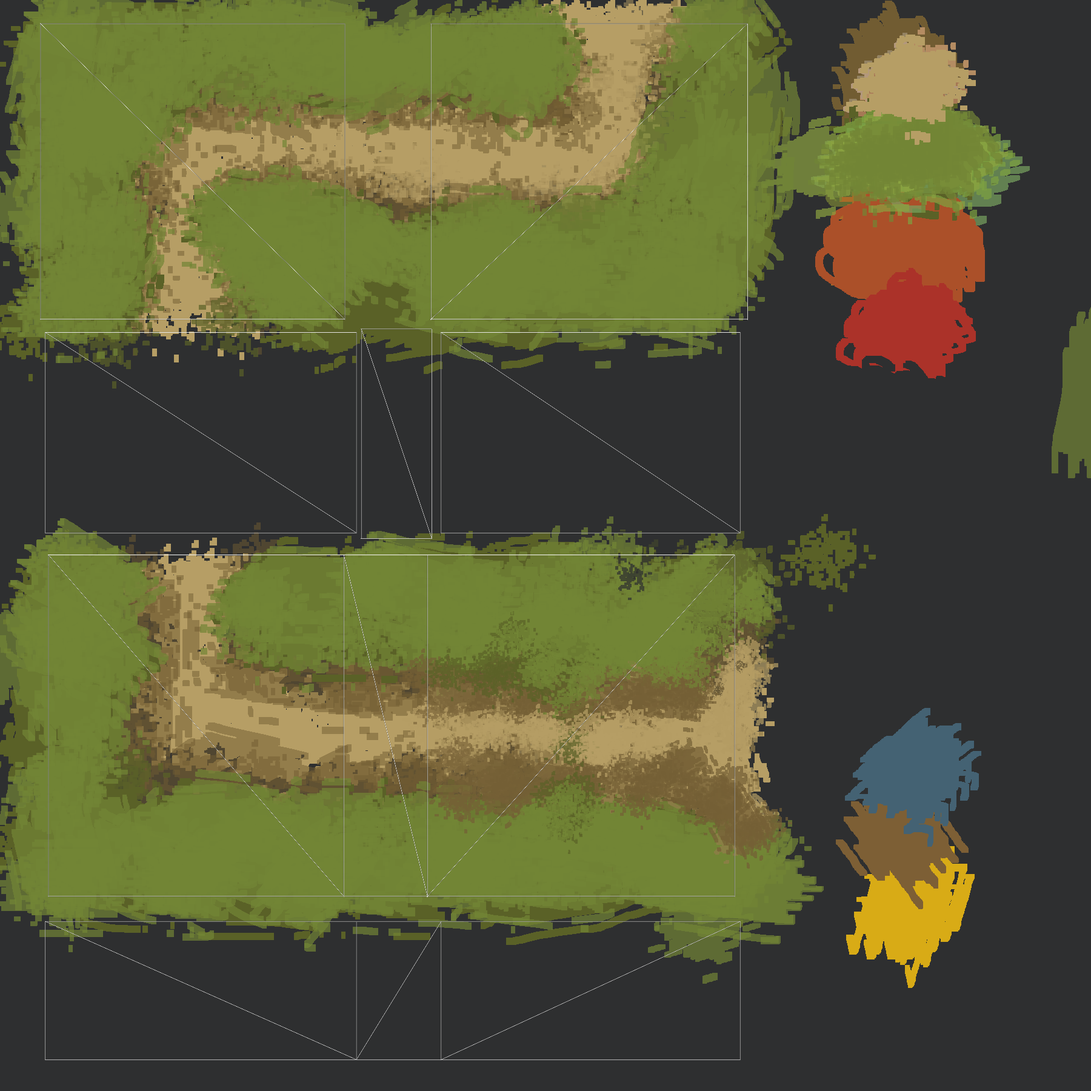
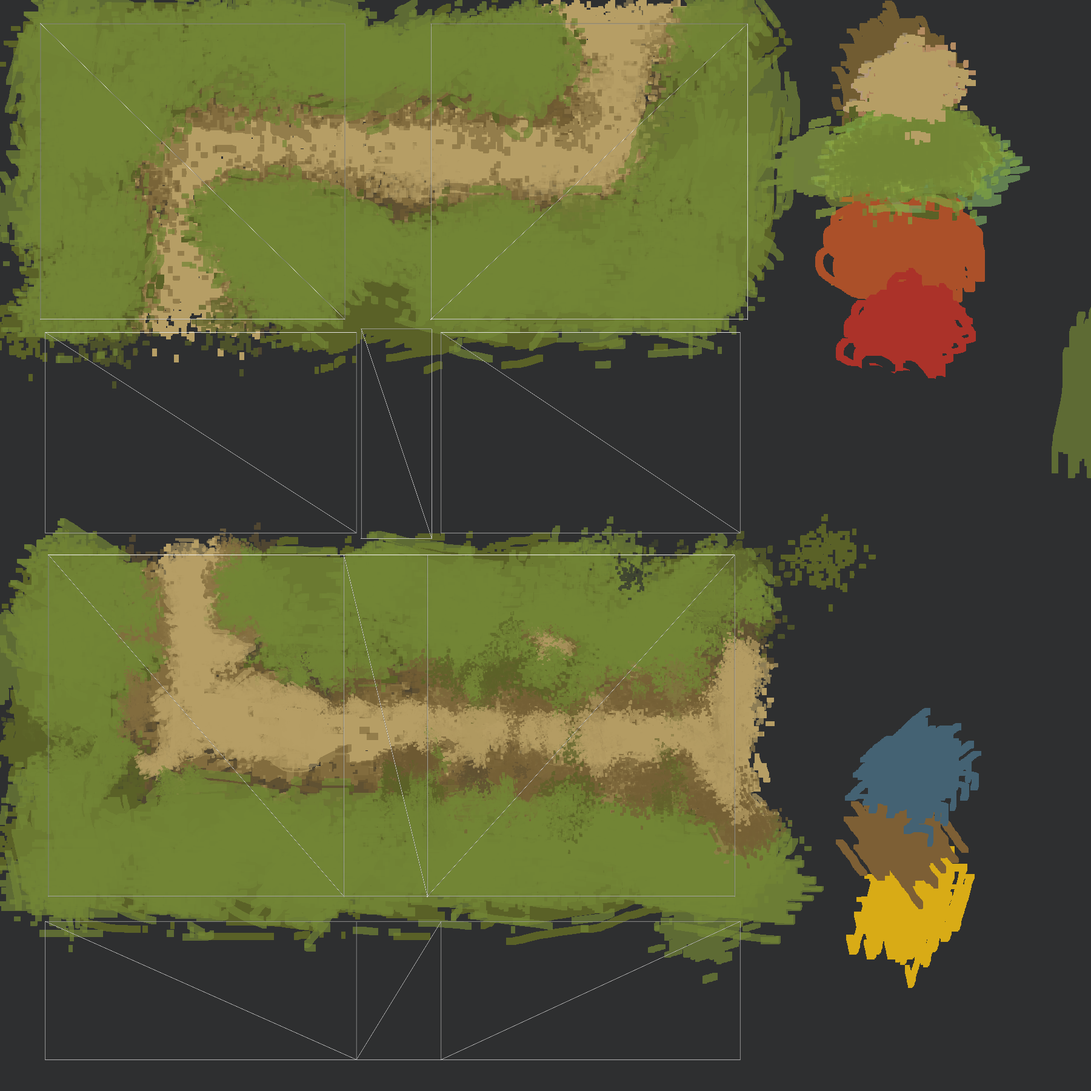
Two versions of the same layered image (1091×1091). Layer-by-layer changes:
removed layer "grass" over [1, 528, 766, 850]
painted on "Layer 3" over [1, 528, 766, 850]
